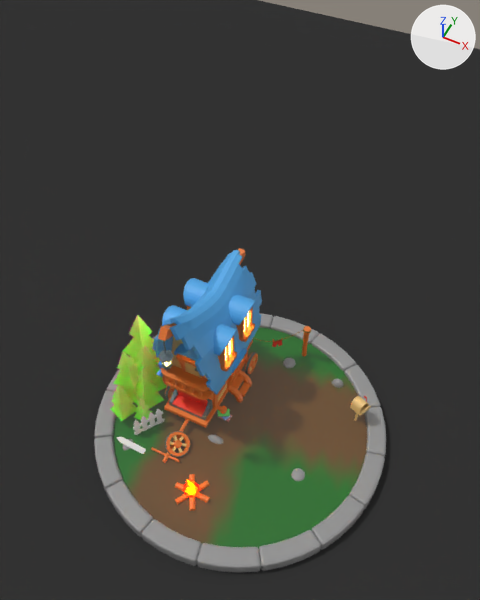
The Blender file WAGON.blend: old version first, new version second.
One viewpoint serves both versions: a 50 mm lens placed at (4.64, -7.62, 11.29), pointed at (1.05, -0.46, 2.33). The lights are fixed; the arrows at upper right show +X, +Y and +Z.
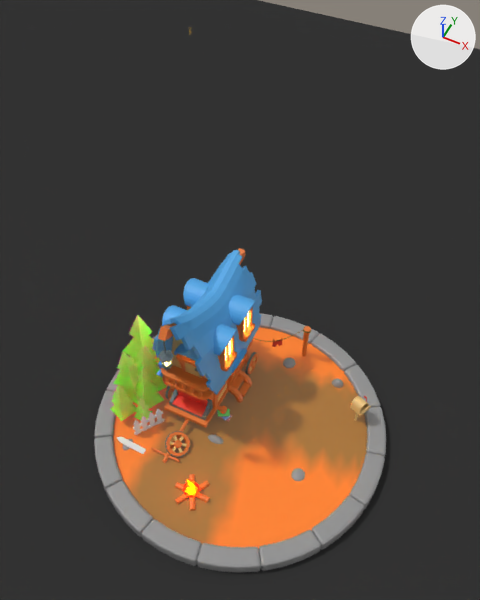
The change, as a list of edits to the scene's bpy script:
```text
Change mat_ground:
    where n3 = _N.new('ShaderNodeMix'); n3.name = 'Mix'
    n3.inputs[6].default_value: (0.119, 0.0524, 0.00655, 1.0) -> (0.368, 0.153, 0.0145, 1.0)  # 'A', brown #614113 -> 'A', brown #a36d20
    n3.inputs[7].default_value: (0.0, 0.135, 0.0018, 1.0) -> (1.0, 0.204, 0.0, 1.0)  # 'B', dark green #006706 -> 'B', orange #ff7d00
```

Location of each change, [x1, y1, x2, y2] in pixels of the pictures (480 x 600 px):
'Circle.003', surface changed
    both: [114, 327, 367, 549]
'Circle.001', surface changed
    both: [113, 416, 202, 545]
'Circle.002', surface changed
    both: [113, 416, 202, 545]
